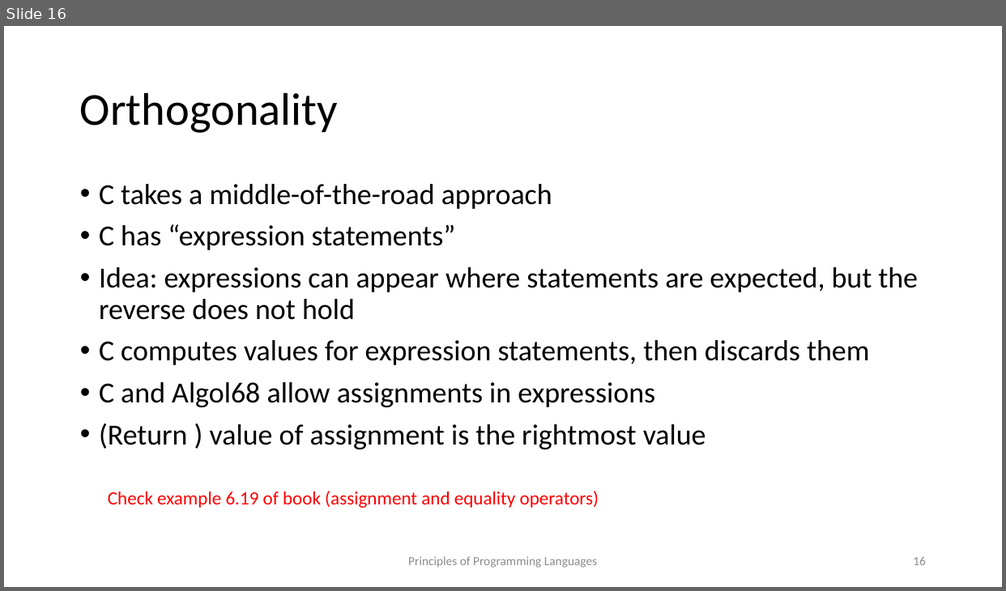
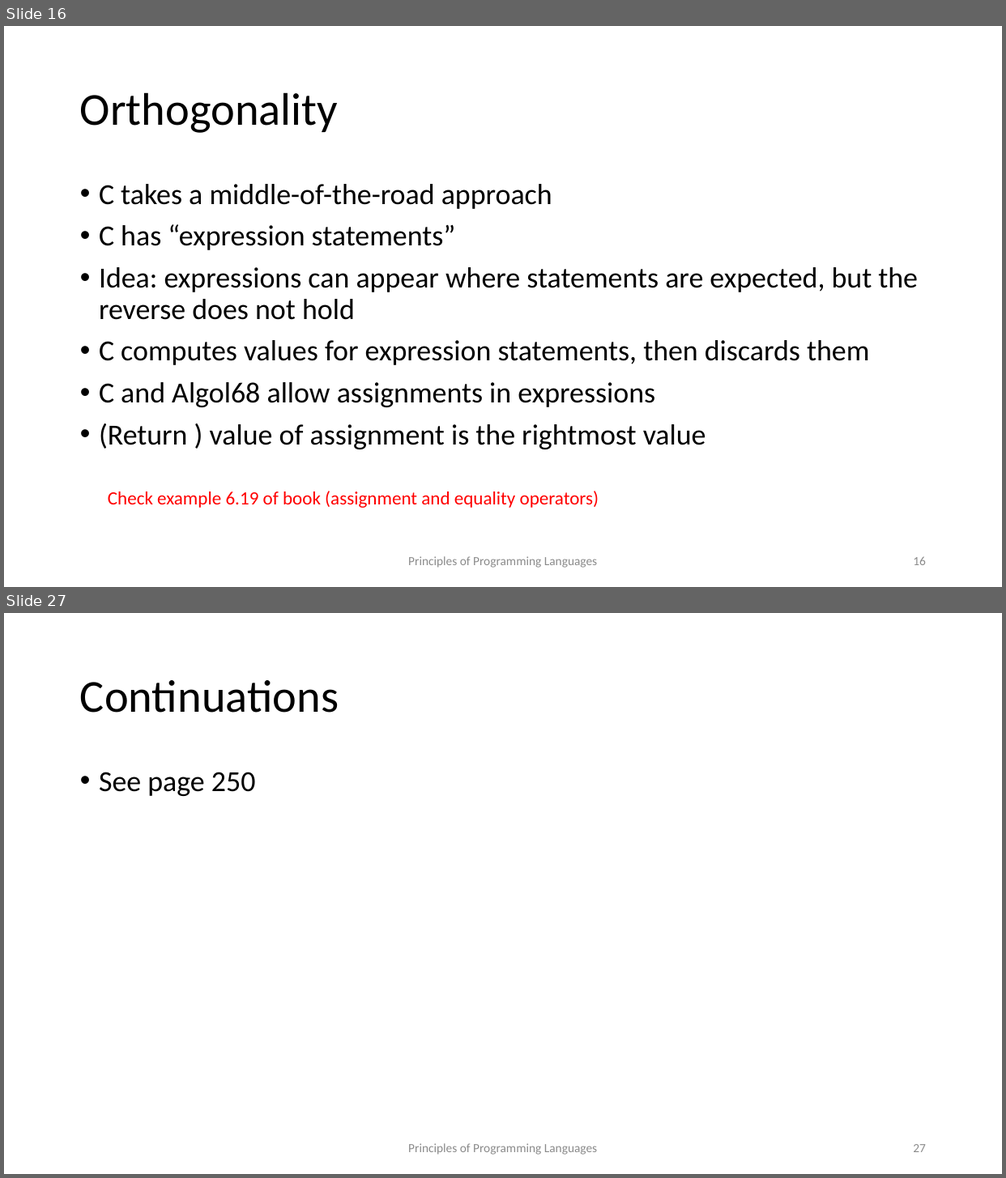
Before and after one commit to kongm/pl-design, a slide deck: control-flow.pptx. Shown one above the other, each under a label of ours: slide 16 before the commit, slides 16 and 27 after it; the slides between them are not shown. The pictures are 1006x591 and 1006x1178 pixels, drawn with LibreOffice and Linux fonts; fonts in the diff are those of the drawing. Boxes give left, top, right and bottom in pixels: in the first picture for what was removed or moved away, otherwise in the second. Text is boxed around its words. In the diff, an @@ line names an element or a change of style, - is before the commit and + after.

```diff
--- a/control-flow.pptx
+++ b/control-flow.pptx
@@ slide 27 added at <box>4,613,1002,1174</box>, background #FFFFFF @@
@@ title added at <box>80,680,339,713</box>, 44 pt, text #000000 @@
+Continuations
@@ text added at <box>99,772,256,796</box>, 28 pt, text #000000 @@
+• See page 250
@@ text added at <box>408,1144,597,1155</box>, 12 pt, text #8C8C8C @@
+Principles of Programming Languages
@@ page number added at <box>913,1144,926,1152</box>, 12 pt, text #8C8C8C @@
+27
```
Also in this commit, not shown: 12 other slides added, 1 other file.
